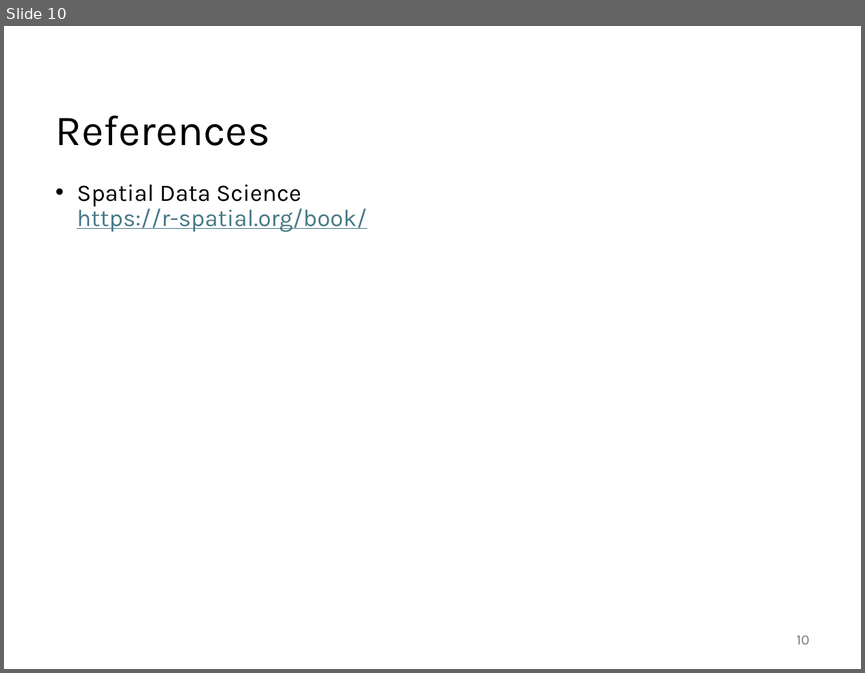
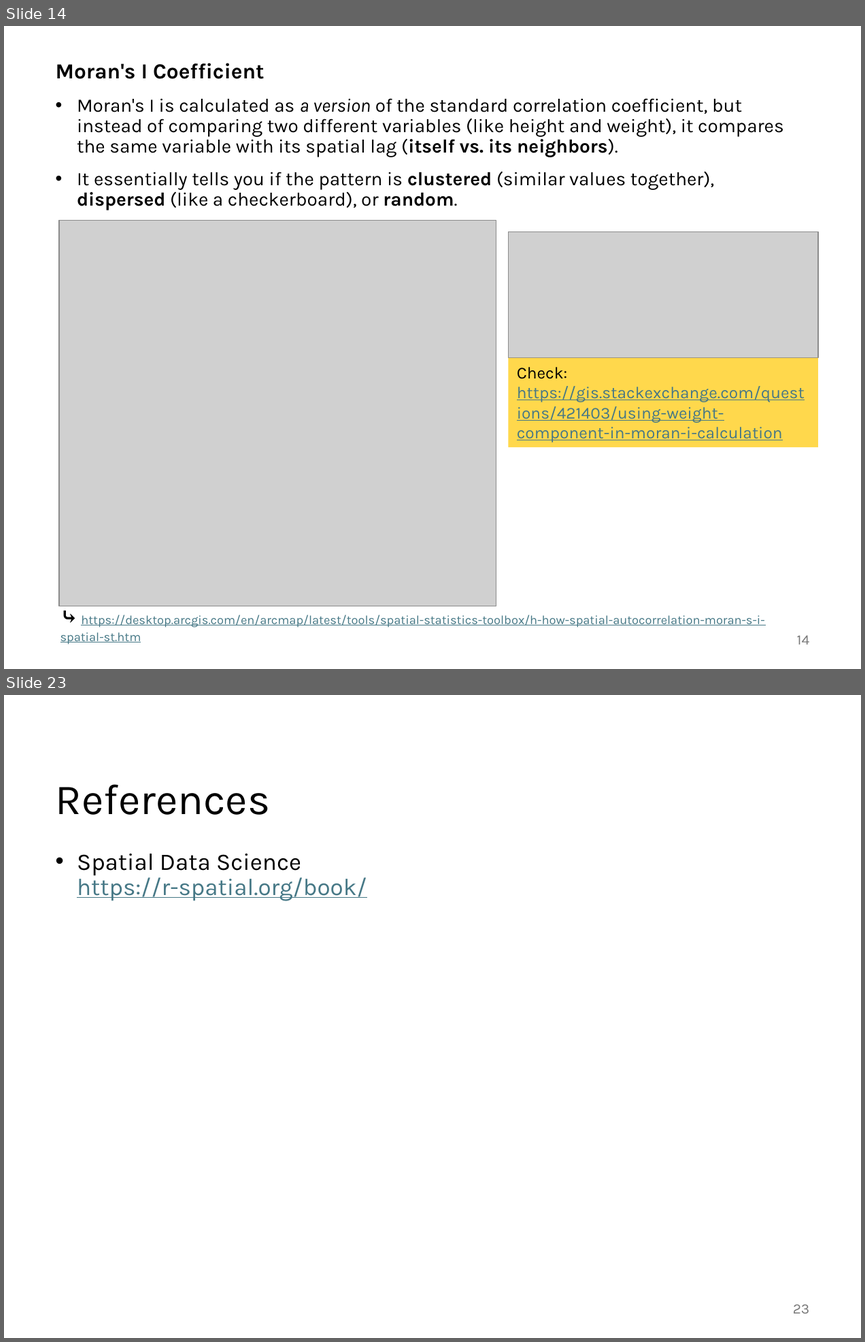
Before and after one commit to abuabara/abuabara.github.io, a slide deck: DAEN489S26/week12_slides.pptx. Shown one above the other, each under a label of ours: slide 10 before the commit, slides 14 and 23 after it; the slides between them are not shown. The pictures are 865x673 and 865x1342 pixels, drawn with LibreOffice and Linux fonts; fonts in the diff are those of the drawing; grey boxes stand for pictures. Boxes give left, top, right and bottom in pixels: in the first picture for what was removed or moved away, otherwise in the second. Text is boxed around its words. In the diff, an @@ line names an element or a change of style, - is before the commit and + after.

```diff
--- a/DAEN489S26/week12_slides.pptx
+++ b/DAEN489S26/week12_slides.pptx
@@ slide 14 added at <box>4,26,861,669</box>, background #FFFFFF @@
@@ text added at <box>56,63,783,210</box>, 16 pt, text #000000 @@
+Moran's I Coefficient
+• Moran's I is calculated as a version of the standard correlation coefficient, but instead of comparing two different variables (like height and weight), it compares the same variable with its spatial lag (itself vs. its neighbors).
+• It essentially tells you if the pattern is clustered (similar values together),
+  dispersed (like a checkerboard), or random.
@@ picture added at <box>59,220,496,606</box> @@
@@ picture added at <box>508,231,818,358</box> @@
@@ rectangle added at <box>508,358,818,447</box>, fill #FFD84C, 14 pt, text #467886, underline @@
+Check: https://gis.stackexchange.com/questions/421403/using-weight-component-in-moran-i-calculation
@@ text added at <box>60,614,764,644</box>, 10.5 pt, text #467886, underline @@
+⤷ https://desktop.arcgis.com/en/arcmap/latest/tools/spatial-statistics-toolbox/h-how-spatial-autocorrelation-moran-s-i-spatial-st.htm
@@ page number added at <box>797,635,810,644</box>, 12 pt, text #797979 @@
+14
@@ what was slide 10 is now slide 23 @@
@@ page number at <box>793,1304,810,1313</box>: text changed @@
-10
+23
```
Also in this commit, not shown: 6 slides changed, 13 other slides added, 1 slide removed, 1 other file.
